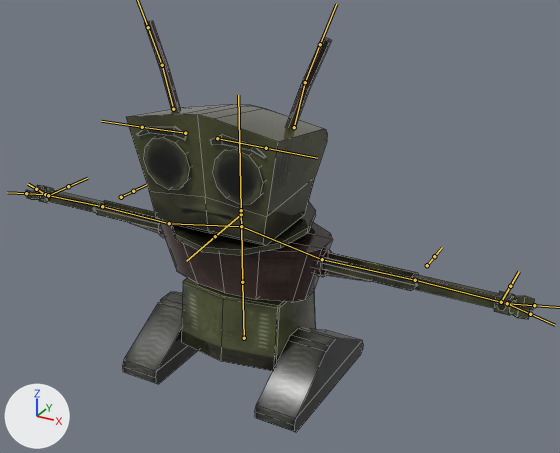
The FBX model roborenewal/Assets/Graphics/Models/Characters/Rust Bucket.fbx: old version first, new version second.
One viewpoint serves both versions: a 50 mm camera at (2.5, -4.02, 3.13) aimed at (0.24, 0.1, 1.08). Every picture has the same lights, and +X, +Y and +Z are marked at lower left. The bones that bend it are drawn over the model as lines. Mesh edges are drawn as thin lines.

Names of what the first picture shows: 'Rust Bucket Mesh'.
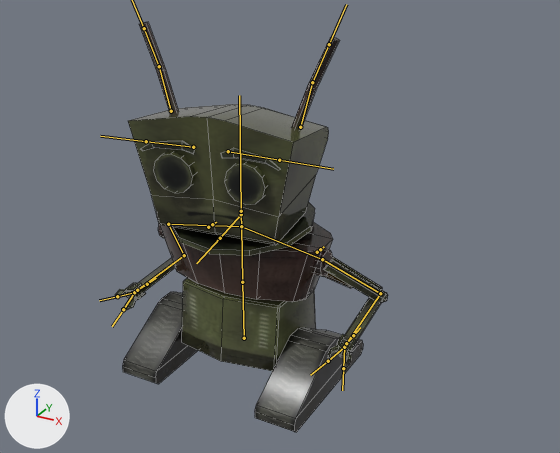
The newer file adds an action. The first version stands in its rest pose; the second is drawn at frame 110 of the action 'Rust Bucket Idle Action 1'.

Location of each change, [x1, y1, x2, y2] in pixels of the pictures (560 x 453 px):
```json
{"object": "Rust Bucket Mesh", "change": "posed", "before": [26, 21, 535, 432], "after": [115, 22, 388, 432], "on screen": "46% narrower"}
{"bone": "Arm.L", "before": "(322, 259) to (415, 280)", "after": "(322, 259) to (380, 293)"}
{"bone": "Forearm.L", "before": "(415, 280) to (501, 302)", "after": "(380, 293) to (346, 343)"}
{"bone": "Hand.L", "before": "(501, 302) to (507, 303)", "after": "(346, 343) to (344, 347)"}
{"bone": "Brower.L", "before": "(217, 138) to (266, 148)", "after": "(228, 151) to (279, 160)"}
{"bone": "Brower.R", "before": "(185, 133) to (142, 127)", "after": "(193, 147) to (146, 141)"}
{"bone": "Arm.R", "before": "(169, 223) to (102, 206)", "after": "(168, 224) to (184, 255)"}
{"bone": "Forearm.R", "before": "(102, 206) to (48, 195)", "after": "(184, 255) to (137, 290)"}
```

Edits to the scene script, one JSON object a line:
```json
{"block": "bone_arm_l", "where": "bone_arm_l = bpy.data.objects['Rust Bucket Skeleton'].pose.bones['Arm.L']  # child of 'Clavical.L'"}
{"op": "set", "path": "bone_arm_l.rotation_quaternion", "old": "(1.0, 0.0, 0.0, 0.0)", "new": "(0.837, -0.426, -0.065, -0.338)", "note": "degrees (0, 0, 0) -> degrees (-47, -23, -34)"}
{"block": "bone_forearm_l", "where": "bone_forearm_l = bpy.data.objects['Rust Bucket Skeleton'].pose.bones['Forearm.L']  # child of 'Arm.L'"}
{"op": "set", "path": "bone_forearm_l.rotation_quaternion", "old": "(1.0, 0.0, 0.0, 0.0)", "new": "(0.507, 0.61, 0.0, -0.609)", "note": "degrees (0, 0, 0) -> degrees (67, 48, -67)"}
{"block": "bone_hand_l", "where": "bone_hand_l = bpy.data.objects['Rust Bucket Skeleton'].pose.bones['Hand.L']  # child of 'Forearm.L'"}
{"op": "set", "path": "bone_hand_l.rotation_quaternion", "old": "(1.0, 0.0, 0.0, 0.0)", "new": "(0.714, -0.064, 0.697, -0.002)", "note": "degrees (0, 0, 0) -> degrees (-78, 84, -73)"}
{"block": "bone_neck", "where": "bone_neck = bpy.data.objects['Rust Bucket Skeleton'].pose.bones['Neck']  # child of 'Torso'"}
{"op": "set", "path": "bone_neck.rotation_quaternion", "old": "(1.0, 0.0, 0.0, 0.0)", "new": "(0.998, 0.004, 0.058, -0.006)", "note": "degrees (0, 0, 0) -> degrees (0, 7, -1)"}
{"block": "bone_brower_l", "where": "bone_brower_l = bpy.data.objects['Rust Bucket Skeleton'].pose.bones['Brower.L']  # child of 'Head'"}
{"op": "set", "path": "bone_brower_l.location", "old": "(0.0, 0.0, 0.0)", "new": "(-0.057, 0.002, -0.038)"}
{"block": "bone_brower_r", "where": "bone_brower_r = bpy.data.objects['Rust Bucket Skeleton'].pose.bones['Brower.R']  # child of 'Head'"}
{"op": "set", "path": "bone_brower_r.location", "old": "(0.0, 0.0, 0.0)", "new": "(0.057, 0.002, -0.039)"}
{"block": "bone_arm_r", "where": "bone_arm_r = bpy.data.objects['Rust Bucket Skeleton'].pose.bones['Arm.R']  # child of 'Clavical.R'"}
{"op": "set", "path": "bone_arm_r.rotation_quaternion", "old": "(1.0, 0.0, 0.0, 0.0)", "new": "(0.79, -0.446, 0.096, 0.41)", "note": "degrees (0, 0, 0) -> degrees (-47, 31, 41)"}
{"block": "bone_forearm_r", "where": "bone_forearm_r = bpy.data.objects['Rust Bucket Skeleton'].pose.bones['Forearm.R']  # child of 'Arm.R'"}
{"op": "set", "path": "bone_forearm_r.rotation_quaternion", "old": "(1.0, 0.0, 0.0, 0.0)", "new": "(0.522, 0.662, 0.0, 0.538)", "note": "degrees (0, 0, 0) -> degrees (80, -45, 53)"}
```
